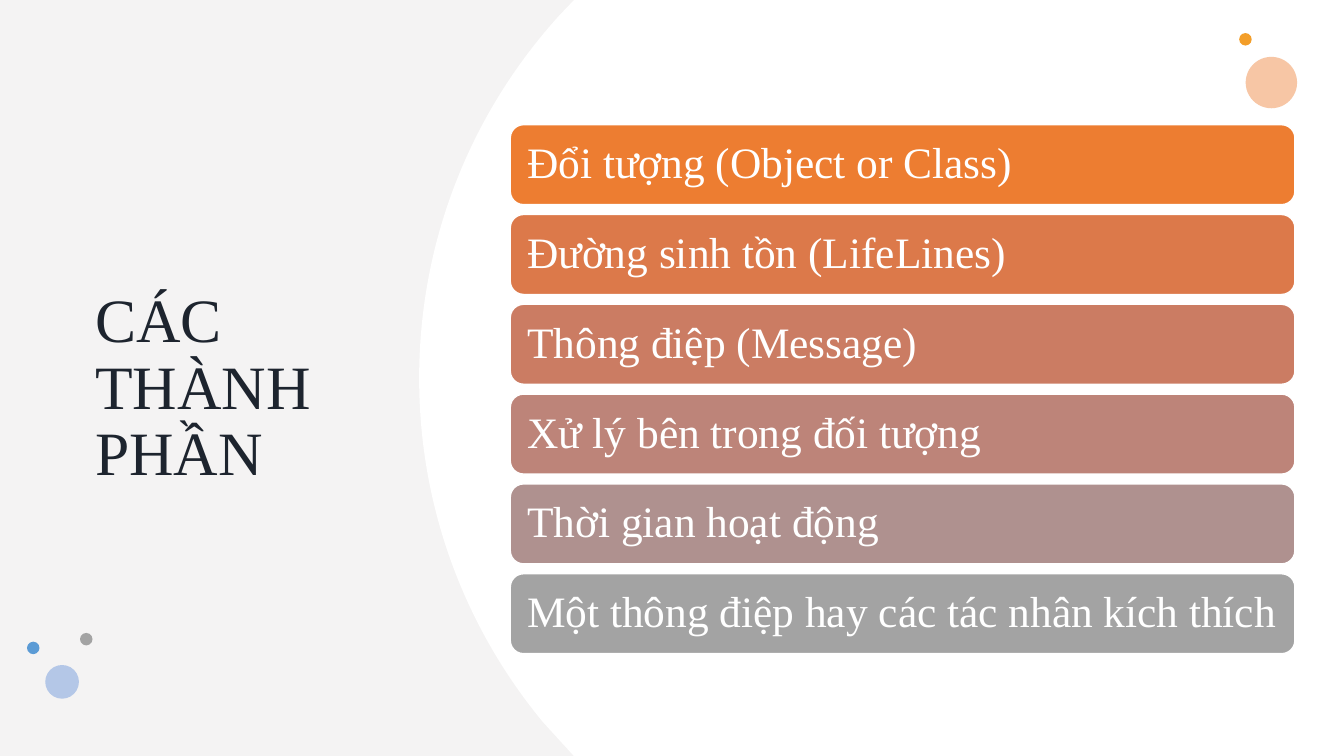
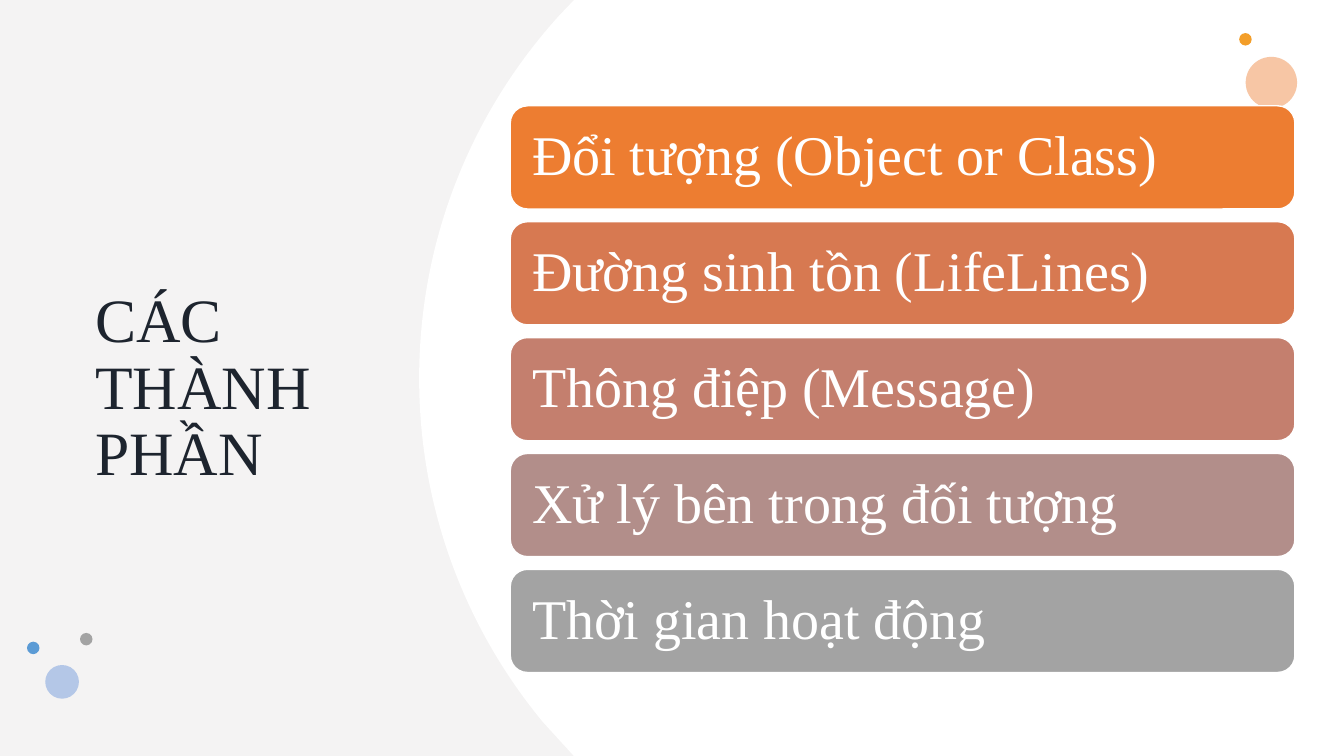
Before and after one commit to Dat0309/Cong-Nghe-Phan-Mem, a slide deck: slide 9 of Ctk43/BIỂU ĐỒ TUẦN TỰ.pptx. Drawn at 1344x756 pixels with LibreOffice and Linux fonts; fonts in the diff are those of the drawing. Boxes give left, top, right and bottom in pixels: in the first picture for what was removed or moved away, otherwise in the second. Text is boxed around its words. In the diff, an @@ line names an element or a change of style, - is before the commit and + after.

```diff
--- a/Ctk43/BIỂU ĐỒ TUẦN TỰ.pptx
+++ b/Ctk43/BIỂU ĐỒ TUẦN TỰ.pptx
@@ rounded rectangle resized from (x1=510, y1=125, x2=1295, y2=205) to (x1=510, y1=106, x2=1295, y2=209) @@
@@ text "Đổi tượng (Object or Class)" moved from (x1=527, y1=146, x2=1011, y2=187) to (x1=532, y1=134, x2=1157, y2=186) @@
@@ rounded rectangle resized from (x1=510, y1=215, x2=1295, y2=294) to (x1=510, y1=222, x2=1295, y2=325) @@
@@ rounded rectangle at (x1=510, y1=222, x2=1295, y2=325): fill #DC794A to #D77951 @@
@@ text "Đường sinh tồn (LifeLines)" moved from (x1=527, y1=236, x2=1005, y2=277) to (x1=532, y1=250, x2=1150, y2=302) @@
@@ rounded rectangle resized from (x1=510, y1=304, x2=1295, y2=384) to (x1=510, y1=338, x2=1295, y2=441) @@
@@ rounded rectangle at (x1=510, y1=338, x2=1295, y2=441): fill #CB7C63 to #C47F6E @@
@@ text "Thông điệp (Message)" moved from (x1=527, y1=328, x2=918, y2=367) to (x1=532, y1=368, x2=1035, y2=417) @@
@@ rounded rectangle removed at (x1=510, y1=394, x2=1295, y2=474) @@
@@ rounded rectangle resized from (x1=510, y1=484, x2=1295, y2=564) to (x1=510, y1=454, x2=1295, y2=557) @@
@@ rounded rectangle at (x1=510, y1=454, x2=1295, y2=557): fill #AF918F to #B28E8A @@
@@ text "Xử lý bên trong đối ..." moved from (x1=527, y1=416, x2=981, y2=456) to (x1=532, y1=482, x2=1118, y2=533) @@
@@ rounded rectangle resized from (x1=510, y1=574, x2=1295, y2=653) to (x1=510, y1=570, x2=1295, y2=673) @@
@@ size 31 to 40 pt; more space between paragraphs in 5 elements at (x1=532, y1=134, x2=1157, y2=186), (x1=532, y1=250, x2=1150, y2=302), (x1=532, y1=368, x2=1035, y2=417), (x1=532, y1=482, x2=1118, y2=533), (x1=532, y1=600, x2=986, y2=649) @@
@@ text "Thời gian hoạt động" moved from (x1=527, y1=507, x2=879, y2=546) to (x1=532, y1=600, x2=986, y2=649) @@
@@ text removed at (x1=527, y1=597, x2=1276, y2=636) @@
-Một thông điệp hay các tác nhân kích thích
```
Also in this commit, not shown: 2 other slides changed, 1 slide added, 1 slide removed, 6 other files.
